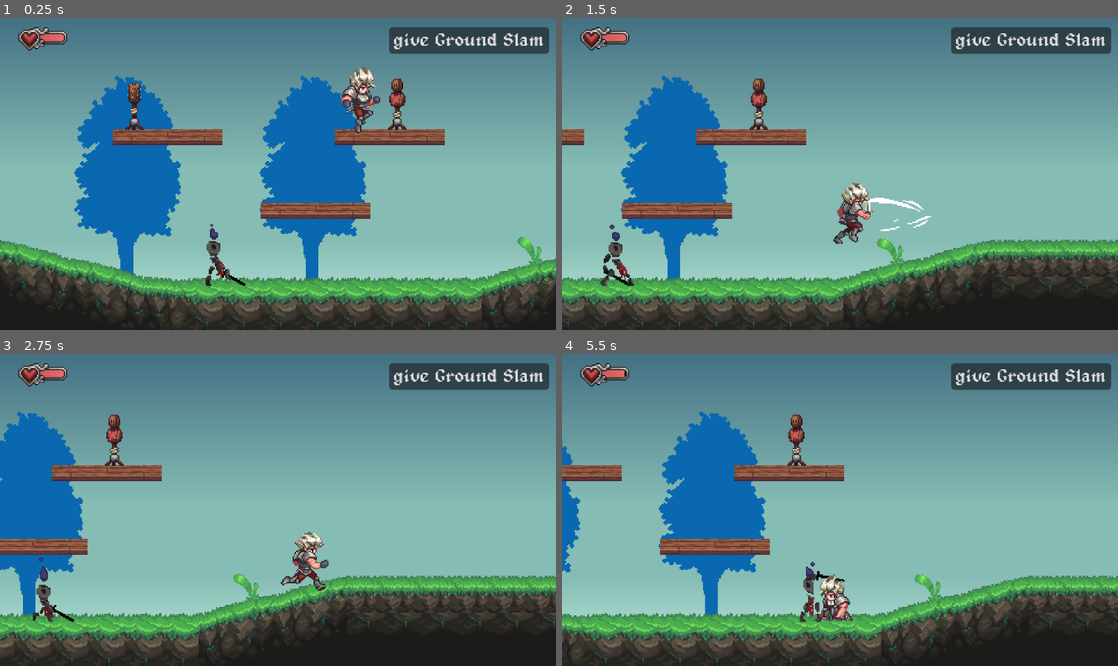
Above: before the commit, frames 1-4 (two rows, left to right).
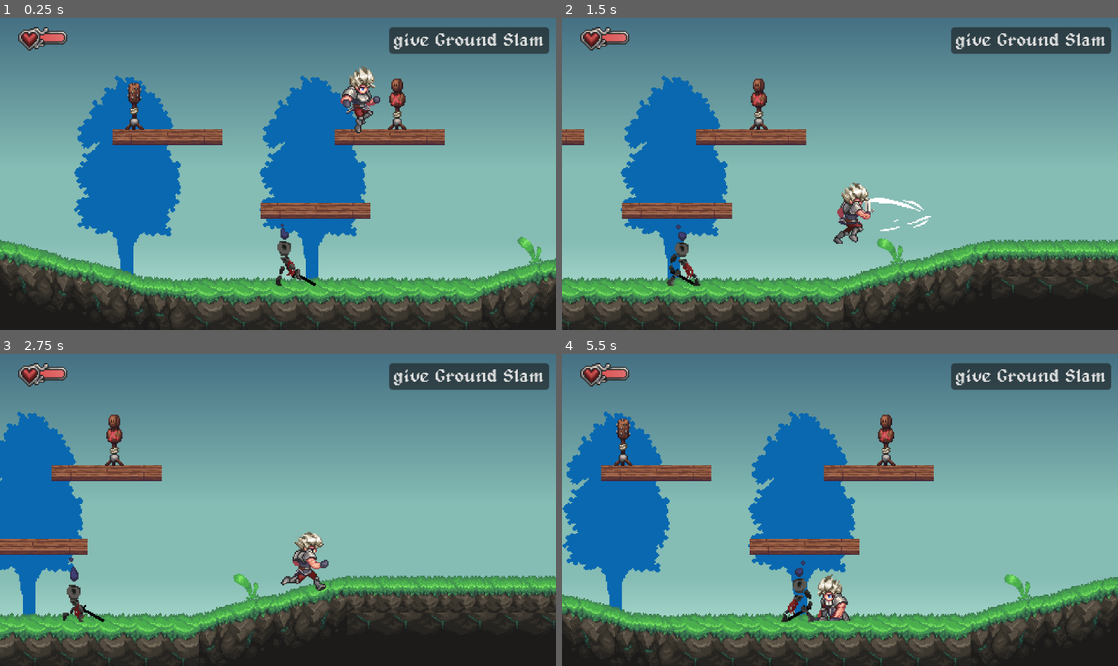
Above: after the commit, the same moments.

Repository: wulalal1/metroidvania_forge
Game: Godot game, scene res://level/00_forest/07.tscn
Two runs of this game, one before a commit and one after it. Both use one fixed random seed, a clock stepped at 60 frames per second and the inputs below. This scene is started directly instead of the project's main scene.
Inputs (mouse positions are in pixels of both pictures, inside the frame that each line leads up to):
- Up to frame 1 (0.25 s): no input
- Up to frame 2 (1.5 s): tap Enter at 0.5 s; move the mouse to (962, 158) at 0.52 s; hold D (right) 0.53-1.28 s; hold L (action) 0.53-1.28 s; click (962, 158) at 0.67 s; tap Space (jump) at 0.77 s; move the mouse to (728, 189) at 1.27 s; hold S (down) from 1.28 s (still down); tap J (attack) at 1.35 s
- Up to frame 3 (2.75 s): tap Space (jump) at 1.52 s; move the mouse to (333, 441) at 2.02 s; release S (down) at 2.03 s; hold D (right) from 2.03 s (still down); hold K (dash) from 2.03 s (still down)
- Up to frame 4 (5.5 s): move the mouse to (812, 572) at 2.77 s; release D (right) at 2.78 s; release K (dash) at 2.78 s; hold W (up) 2.78-3.53 s; tap Shift at 2.85 s; click (812, 572) at 2.92 s; tap Space (jump) at 3.02, 3.77, 4.52 s; move the mouse to (1006, 556) at 3.52 s; hold L (action) 3.53-4.28 s; hold A (left) 3.53-5.03 s; move the mouse to (673, 463) at 4.27 s; tap J (attack) at 4.35 s; move the mouse to (867, 510) at 5.02 s; hold S (down) from 5.03 s (still down); hold K (dash) from 5.03 s (still down); click (867, 510) at 5.17 s

The runs differ from the first frame. In frame 1, 0.7% of the frame differs, in the area x 36-57%, y 65-86%; in frame 2, 0.8%; in frame 3, 0.7%; in frame 4, 35%, in the area x 0-100%, y 5-100%.

Commit message:
更新边界

Diff:
--- a/enemies/living_armor/living_armor.tscn
+++ b/enemies/living_armor/living_armor.tscn
@@ -46,76 +46,6 @@
 "values": [6]
 }
 
-[sub_resource type="Animation" id="Animation_dq0sk"]
-resource_name = "death"
-length = 2.0
-step = 0.1
-tracks/0/type = "value"
-tracks/0/imported = false
-tracks/0/enabled = true
-tracks/0/path = NodePath("Sprite2D:frame")
-tracks/0/interp = 1
-tracks/0/loop_wrap = true
-tracks/0/keys = {
-"times": PackedFloat32Array(0, 0.1, 0.2, 0.3, 0.4, 0.5, 0.6, 0.7, 0.8, 0.90000004, 1, 1.1, 1.2, 1.3000001, 1.4, 1.5, 1.6, 1.7, 1.8000001, 1.9),
-"transitions": PackedFloat32Array(1, 1, 1, 1, 1, 1, 1, 1, 1, 1, 1, 1, 1, 1, 1, 1, 1, 1, 1, 1),
-"update": 1,
-"values": [48, 49, 50, 51, 52, 53, 54, 55, 56, 57, 58, 59, 60, 61, 62, 63, 64, 65, 66, 67]
-}
-
-[sub_resource type="Animation" id="Animation_0nqm1"]
-resource_name = "stun"
-length = 0.5
-step = 0.1
-tracks/0/type = "value"
-tracks/0/imported = false
-tracks/0/enabled = true
-tracks/0/path = NodePath("Sprite2D:frame")
-tracks/0/interp = 1
-tracks/0/loop_wrap = true
-tracks/0/keys = {
-"times": PackedFloat32Array(0, 0.1, 0.2),
-"transitions": PackedFloat32Array(1, 1, 1),
-"update": 1,
-"values": [48, 49, 48]
-}
-
-[sub_resource type="Animation" id="Animation_ovel5"]
-resource_name = "idle"
-length = 1.4
-loop_mode = 1
-step = 0.1
-tracks/0/type = "value"
-tracks/0/imported = false
-tracks/0/enabled = true
-tracks/0/path = NodePath("Sprite2D:frame")
-tracks/0/interp = 1
-tracks/0/loop_wrap = true
-tracks/0/keys = {
-"times": PackedFloat32Array(0, 0.1, 0.2, 0.3, 0.4, 0.5, 0.6, 0.7, 0.8, 0.90000004, 1, 1.1, 1.2, 1.3000001),
-"transitions": PackedFloat32Array(1, 1, 1, 1, 1, 1, 1, 1, 1, 1, 1, 1, 1, 1),
-"update": 1,
-"values": [0, 1, 2, 3, 4, 5, 6, 7, 8, 9, 10, 11, 12, 13]
-}
-
-[sub_resource type="Animation" id="Animation_qh6hf"]
-resource_name = "walk"
-length = 2.0
-loop_mode = 1
-step = 0.1
-tracks/0/type = "value"
-tracks/0/imported = false
-tracks/0/enabled = true
-tracks/0/path = NodePath("Sprite2D:frame")
-tracks/0/interp = 1
-tracks/0/loop_wrap = true
-tracks/0/keys = {
-"times": PackedFloat32Array(0, 0.1, 0.2, 0.3, 0.4, 0.5, 0.6, 0.7, 0.8, 0.90000004, 1, 1.1, 1.2, 1.3000001, 1.4, 1.5, 1.6, 1.7, 1.8000001, 1.9),
-"transitions": PackedFloat32Array(1, 1, 1, 1, 1, 1, 1, 1, 1, 1, 1, 1, 1, 1, 1, 1, 1, 1, 1, 1),
-"update": 1,
-"values": [14, 15, 16, 17, 18, 19, 20, 21, 22, 23, 24, 25, 26, 27, 28, 29, 30, 31, 32, 33]
-}
-
 [sub_resource type="Animation" id="Animation_bxcqb"]
 resource_name = "attack"
 length = 1.4
@@ -147,6 +77,76 @@
 }]
 }
 
+[sub_resource type="Animation" id="Animation_dq0sk"]
+resource_name = "death"
+length = 2.0
+step = 0.1
+tracks/0/type = "value"
+tracks/0/imported = false
+tracks/0/enabled = true
+tracks/0/path = NodePath("Sprite2D:frame")
+tracks/0/interp = 1
+tracks/0/loop_wrap = true
+tracks/0/keys = {
+"times": PackedFloat32Array(0, 0.1, 0.2, 0.3, 0.4, 0.5, 0.6, 0.7, 0.8, 0.90000004, 1, 1.1, 1.2, 1.3000001, 1.4, 1.5, 1.6, 1.7, 1.8000001, 1.9),
+"transitions": PackedFloat32Array(1, 1, 1, 1, 1, 1, 1, 1, 1, 1, 1, 1, 1, 1, 1, 1, 1, 1, 1, 1),
+"update": 1,
+"values": [48, 49, 50, 51, 52, 53, 54, 55, 56, 57, 58, 59, 60, 61, 62, 63, 64, 65, 66, 67]
+}
+
+[sub_resource type="Animation" id="Animation_ovel5"]
+resource_name = "idle"
+length = 1.4
+loop_mode = 1
+step = 0.1
+tracks/0/type = "value"
+tracks/0/imported = false
+tracks/0/enabled = true
+tracks/0/path = NodePath("Sprite2D:frame")
+tracks/0/interp = 1
+tracks/0/loop_wrap = true
+tracks/0/keys = {
+"times": PackedFloat32Array(0, 0.1, 0.2, 0.3, 0.4, 0.5, 0.6, 0.7, 0.8, 0.90000004, 1, 1.1, 1.2, 1.3000001),
+"transitions": PackedFloat32Array(1, 1, 1, 1, 1, 1, 1, 1, 1, 1, 1, 1, 1, 1),
+"update": 1,
+"values": [0, 1, 2, 3, 4, 5, 6, 7, 8, 9, 10, 11, 12, 13]
+}
+
+[sub_resource type="Animation" id="Animation_0nqm1"]
+resource_name = "stun"
+length = 0.5
+step = 0.1
+tracks/0/type = "value"
+tracks/0/imported = false
+tracks/0/enabled = true
+tracks/0/path = NodePath("Sprite2D:frame")
+tracks/0/interp = 1
+tracks/0/loop_wrap = true
+tracks/0/keys = {
+"times": PackedFloat32Array(0, 0.1, 0.2),
+"transitions": PackedFloat32Array(1, 1, 1),
+"update": 1,
+"values": [48, 49, 48]
+}
+
+[sub_resource type="Animation" id="Animation_qh6hf"]
+resource_name = "walk"
+length = 2.0
+loop_mode = 1
+step = 0.1
+tracks/0/type = "value"
+tracks/0/imported = false
+tracks/0/enabled = true
+tracks/0/path = NodePath("Sprite2D:frame")
+tracks/0/interp = 1
+tracks/0/loop_wrap = true
+tracks/0/keys = {
+"times": PackedFloat32Array(0, 0.1, 0.2, 0.3, 0.4, 0.5, 0.6, 0.7, 0.8, 0.90000004, 1, 1.1, 1.2, 1.3000001, 1.4, 1.5, 1.6, 1.7, 1.8000001, 1.9),
+"transitions": PackedFloat32Array(1, 1, 1, 1, 1, 1, 1, 1, 1, 1, 1, 1, 1, 1, 1, 1, 1, 1, 1, 1),
+"update": 1,
+"values": [14, 15, 16, 17, 18, 19, 20, 21, 22, 23, 24, 25, 26, 27, 28, 29, 30, 31, 32, 33]
+}
+
 [sub_resource type="AnimationLibrary" id="AnimationLibrary_uucha"]
 _data = {
 &"RESET": SubResource("Animation_3jlja"),
@@ -300,6 +300,7 @@
 
 [node name="CollisionPolygon2D" type="CollisionPolygon2D" parent="PlayerSensor"]
 position = Vector2(0, -35)
+scale = Vector2(0.036911566, 0.054959137)
 polygon = PackedVector2Array(0, 0, 256, -96, 256, 96)
 
 [node name="EnemyHitPatrticles" type="Marker2D" parent="."]
--- a/enemies/scripts/states/es_walk.gd
+++ b/enemies/scripts/states/es_walk.gd
@@ -2,7 +2,13 @@
 extends EnemyState
 
 @export var walk_speed : float = 50
+var left_limit : float
+var right_limit : float
 
+
+func _ready() -> void:
+	_set_limits()
+	pass
 
 func enter() -> void:
 	var anim : String = animation_name if animation_name else "walk"
@@ -18,5 +24,21 @@
 func physics_update(_delta : float) -> void:
 	if enemy.is_on_wall():
 		enemy.change_dir(-blackboard.dir)
+	elif enemy.global_position.x <= left_limit and blackboard.dir < 0:
+		enemy.change_dir(1.0)
+	elif enemy.global_position.x >= right_limit and blackboard.dir > 0:
+		enemy.change_dir(-1.0)
 	enemy.velocity.x = walk_speed * blackboard.dir
 	pass
+
+func _set_limits() -> void:
+	left_limit = owner.global_position.x - 5000
+	right_limit = owner.global_position.x + 5000
+	for c in owner.get_children():
+		if c is PatrolLimit:
+			if c.side == Side.SIDE_LEFT:
+				left_limit = c.global_position.x
+			else:
+				right_limit = c.global_position.x
+	print("l: ",left_limit," | r:",right_limit)
+	pass
--- /dev/null
+++ b/general/script/patrol_limit.gd
@@ -0,0 +1,42 @@
+@tool
+@icon("res://general/icons/patrol_limit.svg")
+class_name PatrolLimit extends Node2D
+
+const PATROL_LIMIT = preload("uid://diwh7hmhse5sn")
+@export var side : Side = Side.SIDE_LEFT:
+	set(value):
+		side = value
+		_add_sprite()
+# Called when the node enters the scene tree for the first time.
+func _ready() -> void:
+	if Engine.is_editor_hint():
+		_add_sprite()
+		return
+	queue_free()
+	pass # Replace with function body.
+
+func _add_sprite() -> void:
+	if get_child_count() > 0:
+		for c in get_children():
+			c.queue_free()
+	var s : Sprite2D = Sprite2D.new()
+	add_child(s)
+	s.texture = PATROL_LIMIT
+	s.position = Vector2(0,-16)
+
+	var l : Label = Label.new()
+	add_child(l)
+	l.size.x = 32
+	l.horizontal_alignment = HORIZONTAL_ALIGNMENT_CENTER
+	l.position = Vector2(-16,-24)
+
+	if side == Side.SIDE_LEFT:
+		s.modulate = Color.WHITE
+		l.modulate = Color(0.2,0.2,0.2)
+		l.text = "L"
+	else:
+		s.modulate = Color.INDIAN_RED
+		l.modulate = Color.WHITE
+		l.text = "R"
+
+	pass
--- a/level/00_forest/07.tscn
+++ b/level/00_forest/07.tscn
@@ -6,6 +6,7 @@
 [ext_resource type="PackedScene" uid="uid://chgocaxqhxlgs" path="res://level/props/test_dummy/test_dummy.tscn" id="4_b6inf"]
 [ext_resource type="PackedScene" uid="uid://cfpl0xe2p3tfy" path="res://level/props/test_dummy/spike_dummy.tscn" id="4_frv4h"]
 [ext_resource type="PackedScene" uid="uid://cl2e45pj0gfus" path="res://level/props/plant.tscn" id="7_t3ulj"]
+[ext_resource type="Script" uid="uid://dpe0wppd6f0v4" path="res://general/script/patrol_limit.gd" id="9_njcul"]
 [ext_resource type="Script" uid="uid://bqpwu3ktipoto" path="res://music/music_auto_trigger.gd" id="9_v13ek"]
 [ext_resource type="PackedScene" uid="uid://sllpvqhlg78f" path="res://enemies/living_armor/living_armor.tscn" id="15_cg3lk"]
 
@@ -60,5 +61,16 @@
 metadata/_custom_type_script = "uid://bqpwu3ktipoto"
 
 [node name="LivingArmor" parent="." instance=ExtResource("15_cg3lk")]
-position = Vector2(186, 228)
+position = Vector2(247, 228)
 face_left_on_start = false
+
+[node name="PatrolLimit" type="Node2D" parent="LivingArmor"]
+position = Vector2(-70, -3)
+script = ExtResource("9_njcul")
+metadata/_custom_type_script = "uid://dpe0wppd6f0v4"
+
+[node name="PatrolLimit2" type="Node2D" parent="LivingArmor"]
+position = Vector2(75, -3)
+script = ExtResource("9_njcul")
+side = 2
+metadata/_custom_type_script = "uid://dpe0wppd6f0v4"
Not shown, added: general/script/patrol_limit.gd.uid
Binary file added: general/sprites/patrol_limit.png
Not shown, added: general/sprites/patrol_limit.png.import
Not shown: 1 places in level/00_forest/07.tscn that only renumber resources
